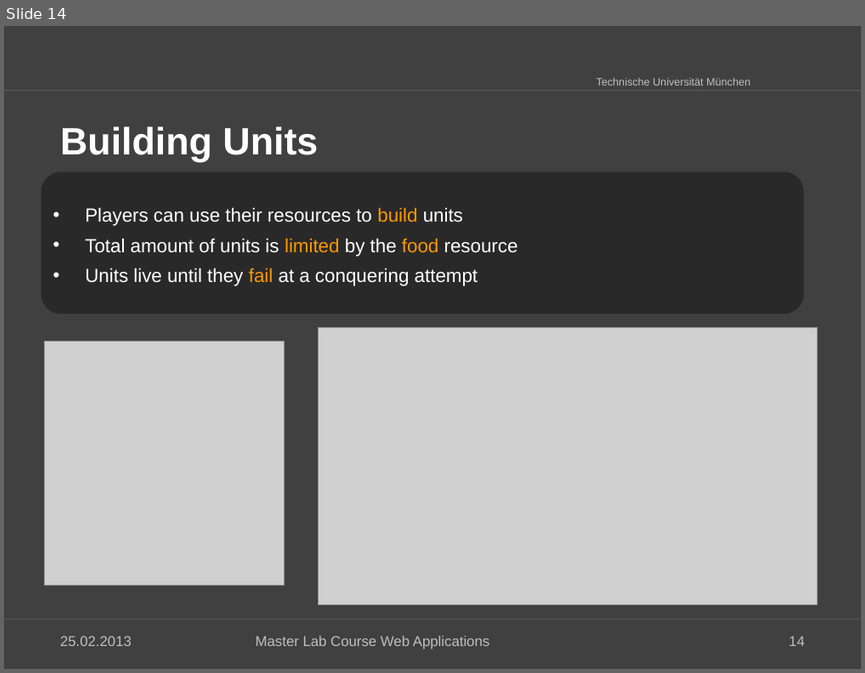
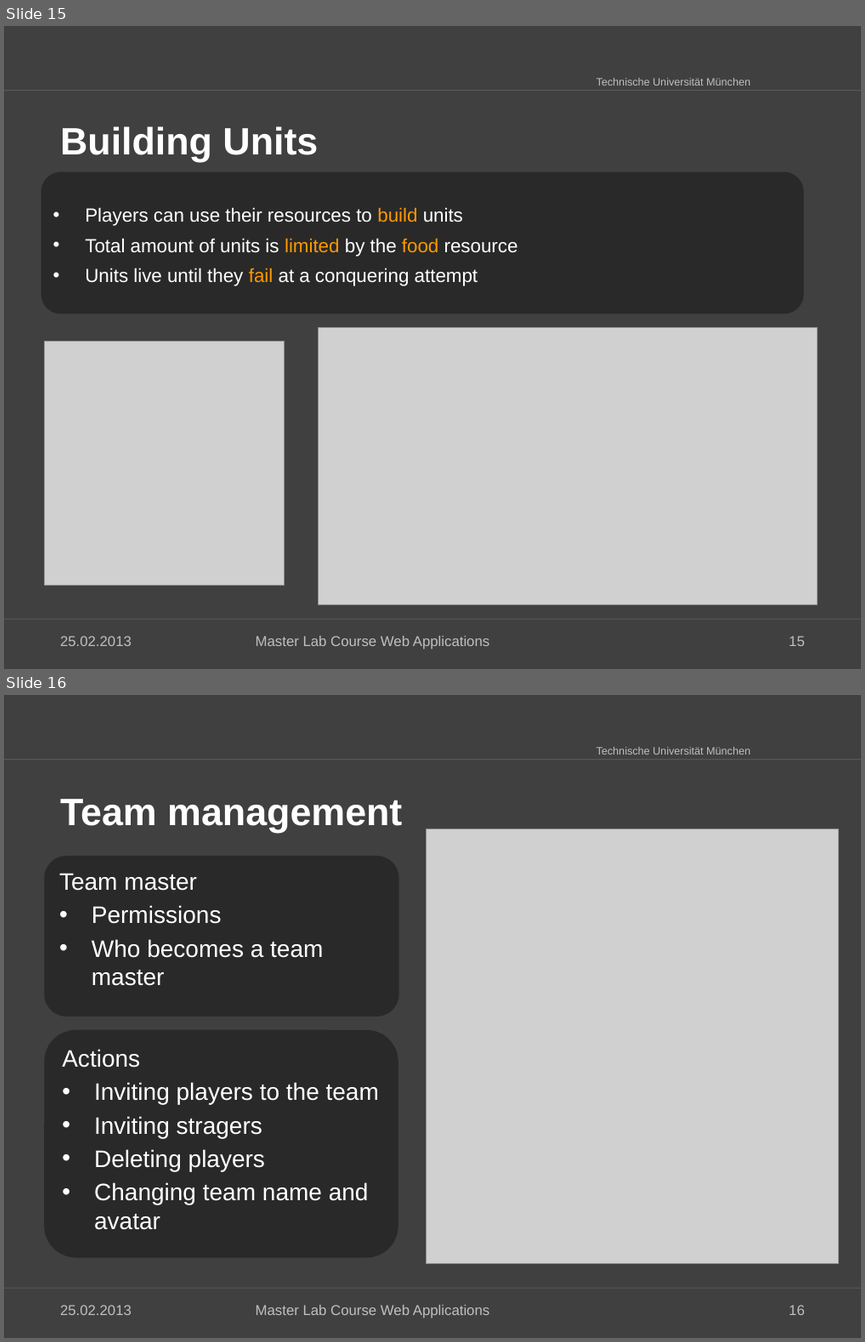
Before and after one commit to kneczaj/pi-puppids, a slide deck: docs/group4_Final_Presentation.pptx. Shown one above the other, each under a label of ours: slide 14 before the commit, slides 15 and 16 after it. The pictures are 865x673 and 865x1342 pixels, drawn with LibreOffice and Linux fonts; fonts in the diff are those of the drawing; grey boxes stand for pictures; background and template pictures are left out. Boxes give left, top, right and bottom in pixels: in the first picture for what was removed or moved away, otherwise in the second. Text is boxed around its words. In the diff, an @@ line names an element or a change of style, - is before the commit and + after.

Commit message:
added screenshots, fixed color-scheme of the presentation

```diff
--- a/docs/group4_Final_Presentation.pptx
+++ b/docs/group4_Final_Presentation.pptx
@@ slide 16 added at [4,695,861,1338], background #404040; not listed: 3 template elements that a slide beside it also shows @@
@@ title added at [60,799,402,833], 32 pt, text #FFFFFF, bold @@
+Team management
@@ picture added at [426,828,838,1263] @@
@@ rounded rectangle added at [44,855,399,1016], fill #292929, 20 pt, text #FFFFFF @@
+Team master
+• Permissions
+• Who becomes a team master
@@ text added at [44,1030,398,1258], fill #292929, 20 pt, text #FFFFFF @@
+Actions
+• Inviting players to the team
+• Inviting stragers
+• Deleting players
+• Changing team name and avatar
@@ text added at [60,1304,132,1315], 12 pt, text #BFBFBF @@
+25.02.2013
@@ text added at [256,1304,489,1318], 12 pt, text #BFBFBF @@
+Master Lab Course Web Applications
@@ page number added at [789,1304,805,1315], 12 pt, text #BFBFBF @@
+16
@@ what was slide 14 is now slide 15 @@
@@ page number at [789,635,805,646]: text changed @@
-14
+15
```
Also in this commit, not shown: 1 slide changed, 3 other slides added, 2 other files.
